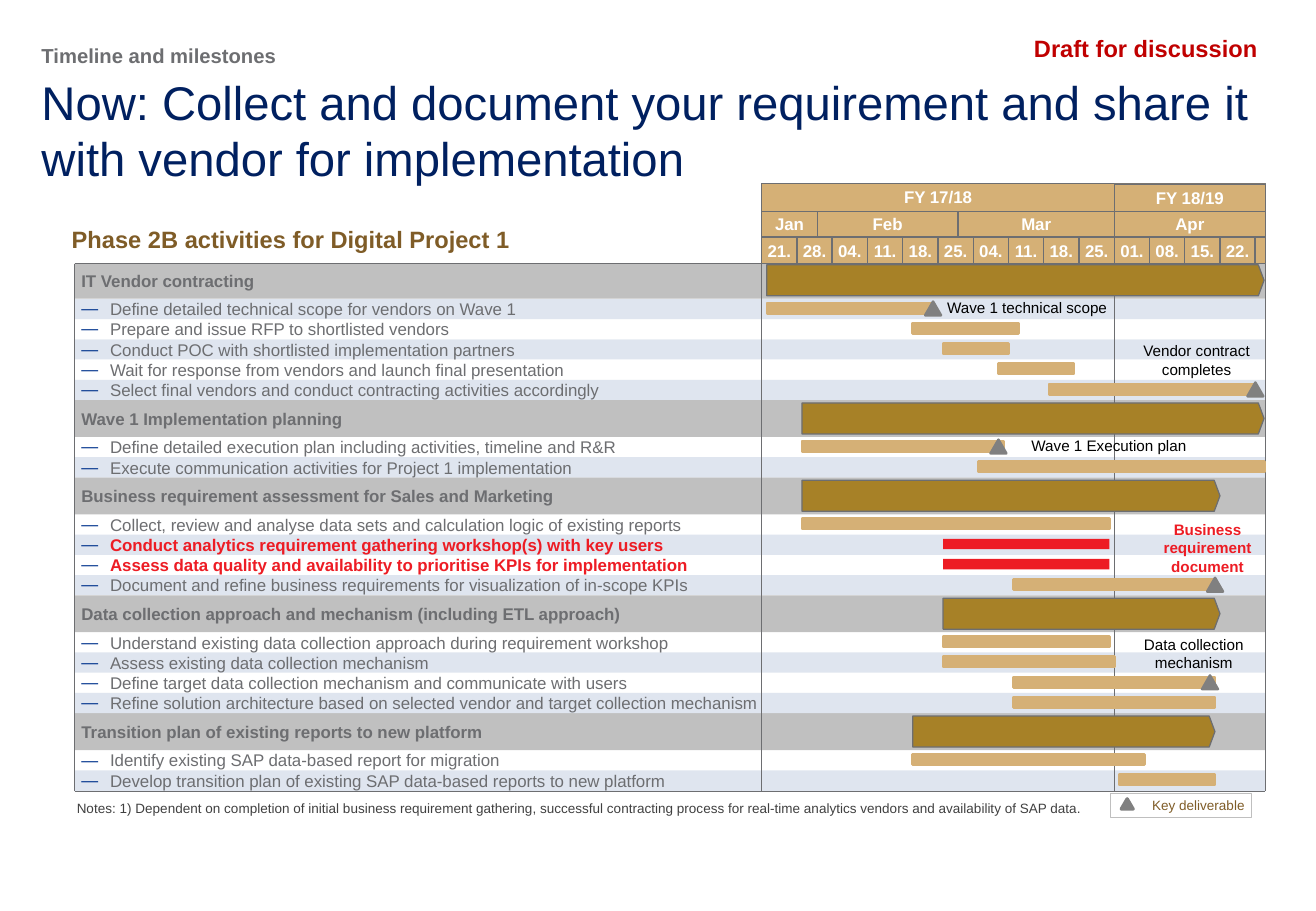
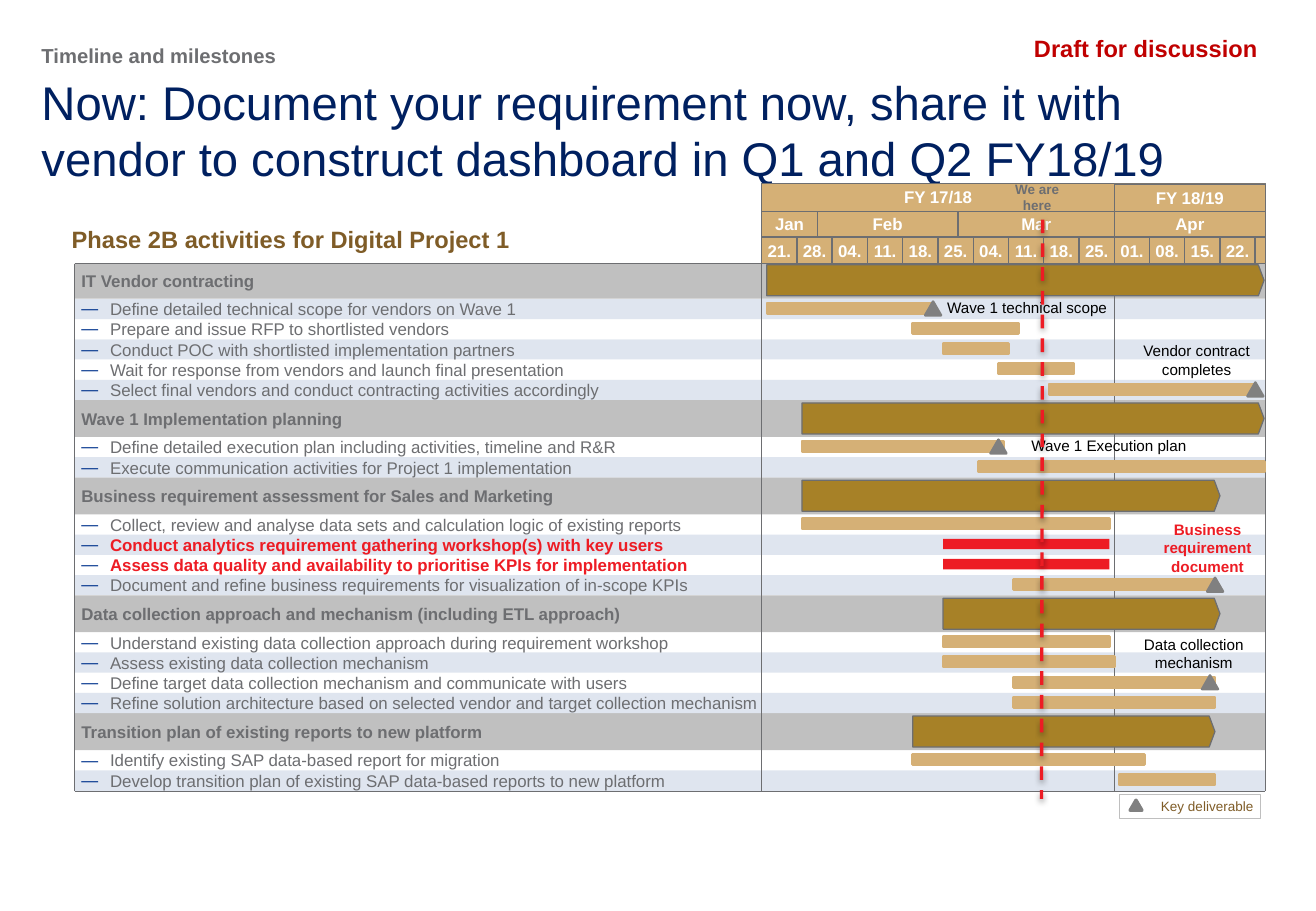
Before and after one commit to tkktommy/Compen, a slide deck: slide 7 of VIHL_Real-time Data Analytics - BRD - Makreitng.pptx. Drawn at 1316x911 pixels with LibreOffice and Linux fonts; fonts in the diff are those of the drawing; background and template pictures are left out. Boxes give left, top, right and bottom in pixels: in the first picture for what was removed or moved away, otherwise in the second. Text is boxed around its words. In the diff, an @@ line names an element or a change of style, - is before the commit and + after.

```diff
--- a/VIHL_Real-time Data Analytics - BRD - Makreitng.pptx
+++ b/VIHL_Real-time Data Analytics - BRD - Makreitng.pptx
@@ title at (41,85,1164,186): text changed @@
-Now: Collect and document your requirement and share it with vendor for implementation
+Now: Document your requirement now, share it with vendor to construct dashboard in Q1 and Q2 FY18/19
@@ text added at (1015,183,1059,212), 8 pt, text #6D6E71, bold @@
+We are here
@@ line added from (1043, 220) to (1041, 800), #ED1C24 2 pt dashed @@
@@ text removed at (77,803,1080,816) @@
-Notes: 1) Dependent on completion of initial business requirement gathering, successful contracting process for real-time analytics vendors and availability of SAP data.
@@ 1 text, 1 triangle, 1 rectangle: place and size @@
-1 text, 1 triangle, 1 rectangle at (1111,793,1252,818)
+1 text, 1 triangle, 1 rectangle at (1119,795,1260,819)
```
Also in this commit, not shown: 5 other slides changed, 5 slides added, 1 slide removed, 1 other file.
